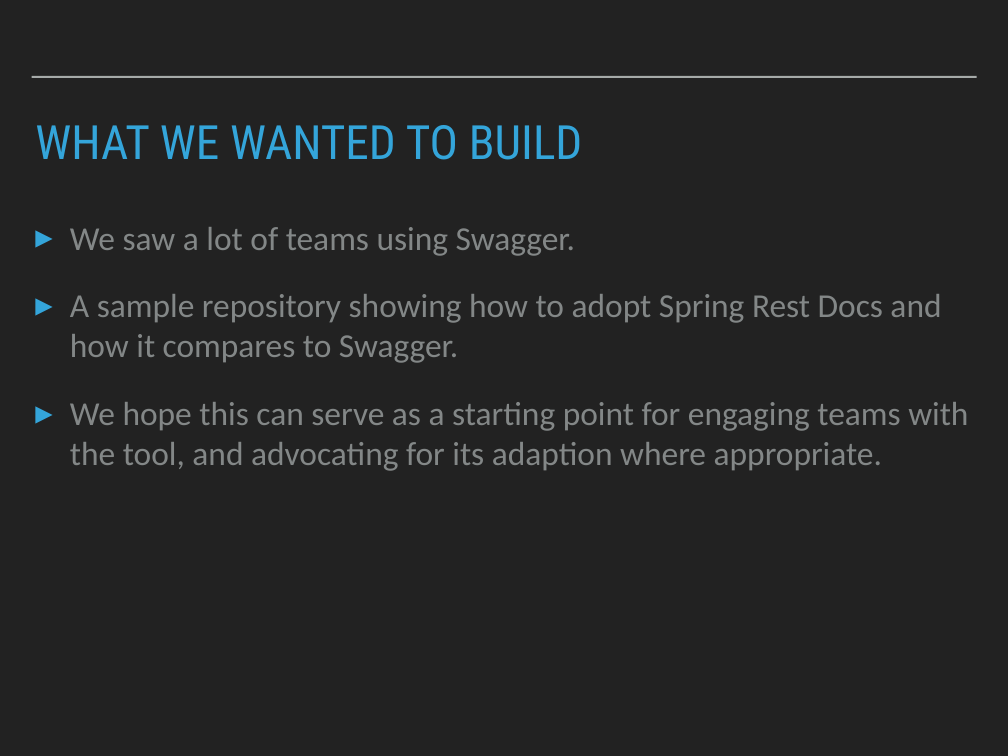
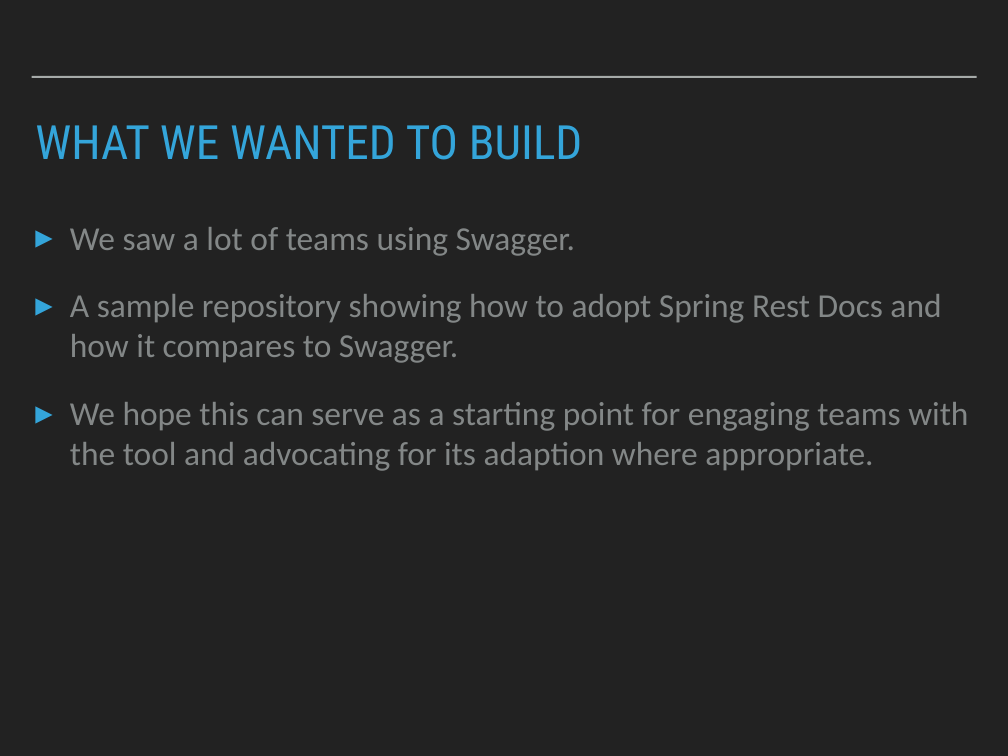
Before and after one commit to mNasiruddin/spring-rest-docs, a slide deck: slide 2 of src/docs/presentation/swaggerVsSpringRestDocs.ppt. Drawn at 1008x756 pixels with LibreOffice and Linux fonts; fonts in the diff are those of the drawing. Boxes give left, top, right and bottom in pixels: in the first picture for what was removed or moved away, otherwise in the second. Text is boxed around its words. In the diff, an @@ line names an element or a change of style, - is before the commit and + after.

```diff
--- a/src/docs/presentation/swaggerVsSpringRestDocs.ppt
+++ b/src/docs/presentation/swaggerVsSpringRestDocs.ppt
@@ text at [70, 402, 968, 471]: text changed @@
-▸ We hope this can serve as a starting point for engaging teams with the tool, and advocating for its adaption where appropriate.
+▸ We hope this can serve as a starting point for engaging teams with the tool and advocating for its adaption where appropriate.
```
Also in this commit, not shown: 1 other slide changed, 1 other file.
